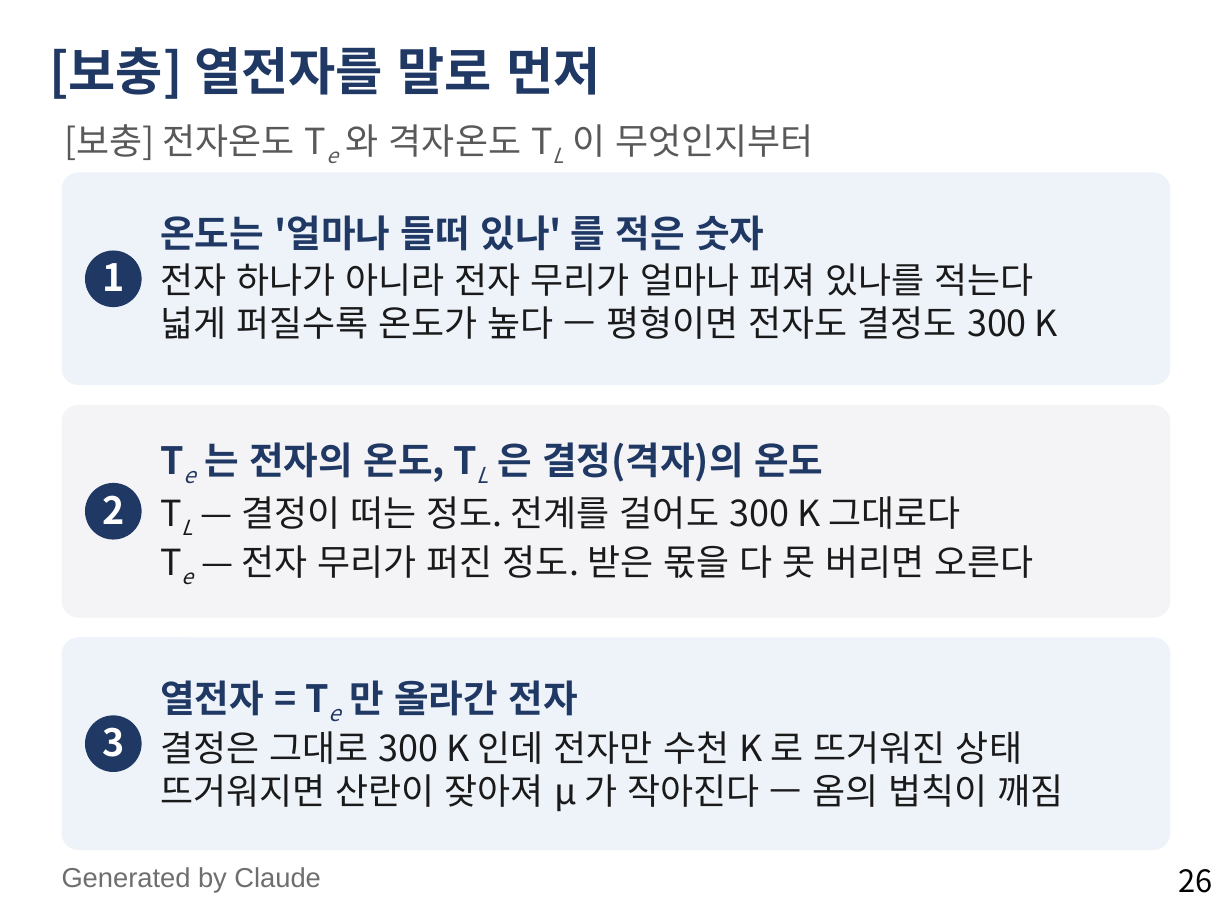
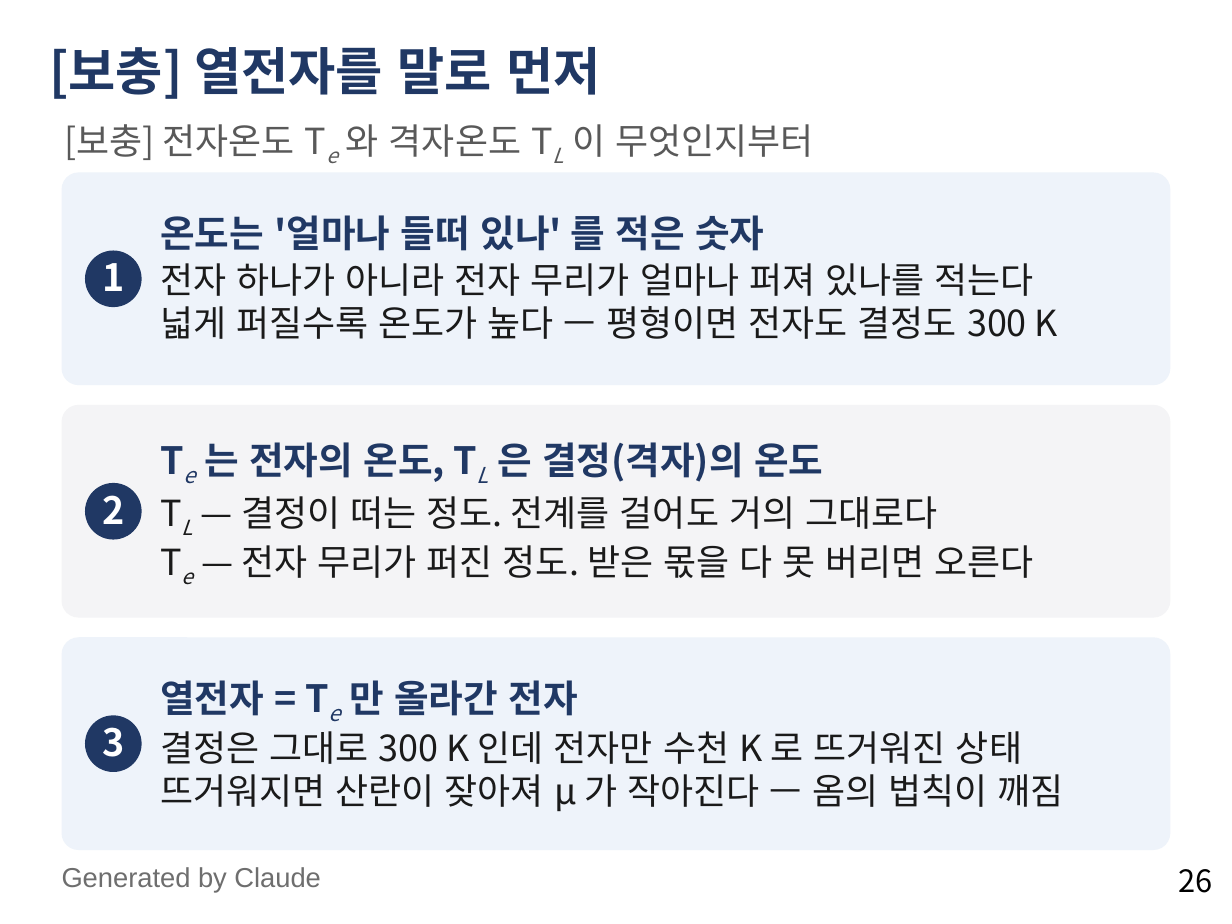
Before and after one commit to abcd8180/3A, a slide deck: slide 26 of 물리전자공학_3장_4강_전계에서의_표동과_이동도.pptx. Drawn at 1232x924 pixels with LibreOffice and Linux fonts; fonts in the diff are those of the drawing. Boxes give left, top, right and bottom in pixels: in the first picture for what was removed or moved away, otherwise in the second. Text is boxed around its words. In the diff, an @@ line names an element or a change of style, - is before the commit and + after.

```diff
--- a/물리전자공학_3장_4강_전계에서의_표동과_이동도.pptx
+++ b/물리전자공학_3장_4강_전계에서의_표동과_이동도.pptx
@@ text at box(241, 496, 937, 529): text changed @@
-TL — 결정이 떠는 정도. 전계를 걸어도 300 K 그대로다
+TL — 결정이 떠는 정도. 전계를 걸어도 거의 그대로다
```
Also in this commit, not shown: 4 other slides changed.
